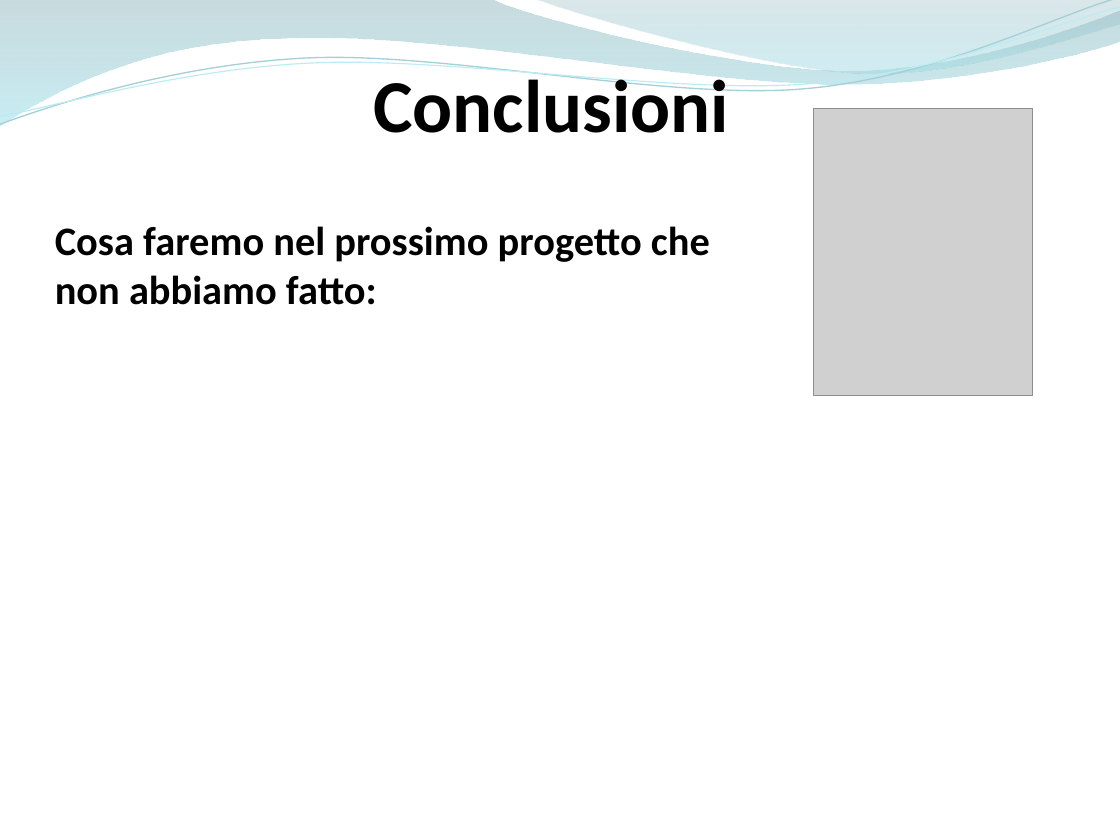
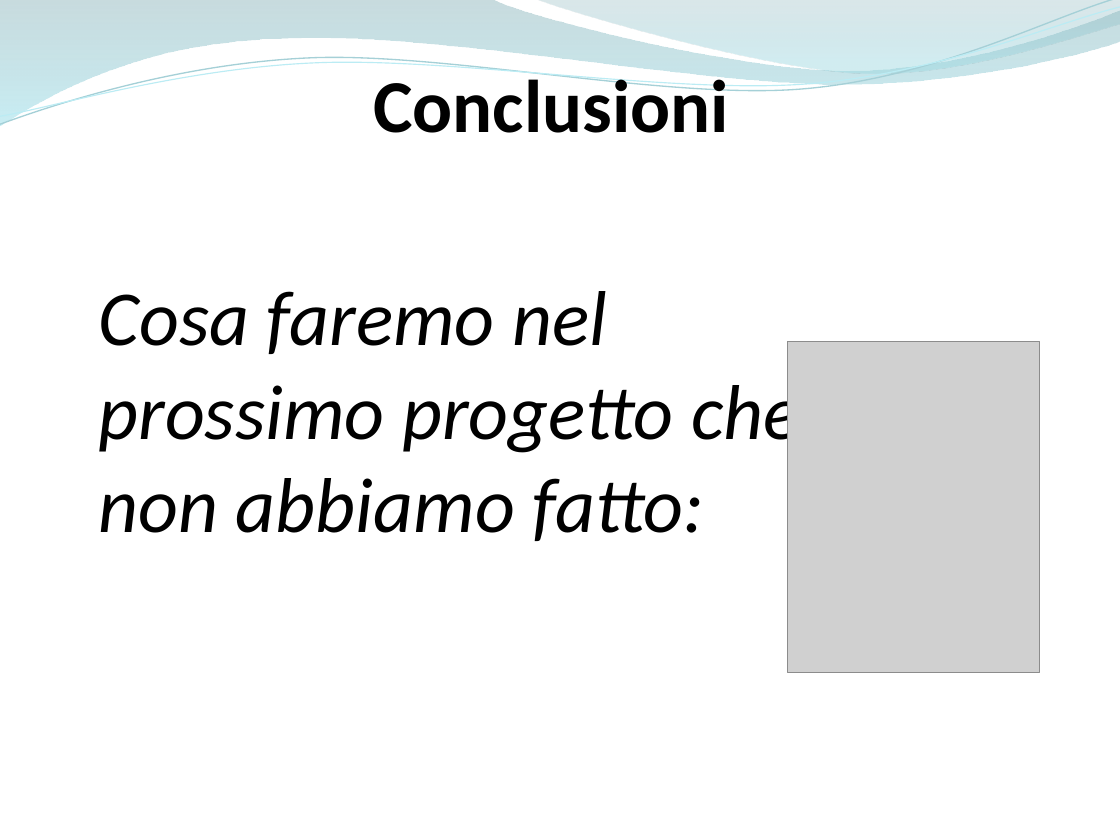
Before and after one commit to ammirate/at-silo, a slide deck: slide 41 of Presentazione/Atsilo3/Atsilo_H_PresentazioneFinale.pptx. Drawn at 1120x840 pixels with LibreOffice and Linux fonts; fonts in the diff are those of the drawing; grey boxes stand for pictures. Boxes give left, top, right and bottom in pixels: in the first picture for what was removed or moved away, otherwise in the second. Text is boxed around its words. In the diff, an @@ line names an element or a change of style, - is before the commit and + after.

```diff
--- a/Presentazione/Atsilo3/Atsilo_H_PresentazioneFinale.pptx
+++ b/Presentazione/Atsilo3/Atsilo_H_PresentazioneFinale.pptx
@@ text "Cosa faremo nel prossimo progetto ...": place and size @@
-text "Cosa faremo nel prossimo progetto ..." at (55,226,710,305)
+text "Cosa faremo nel prossimo progetto ..." at (99,291,800,541)
@@ text "Cosa faremo nel prossimo progetto ..." at (99,291,800,541): size 26 to 50 pt, bold off, italic on @@
@@ picture: place and size @@
-picture at (814,109,1033,395)
+picture at (787,342,1039,673)
```
Also in this commit, not shown: 6 other slides changed.
